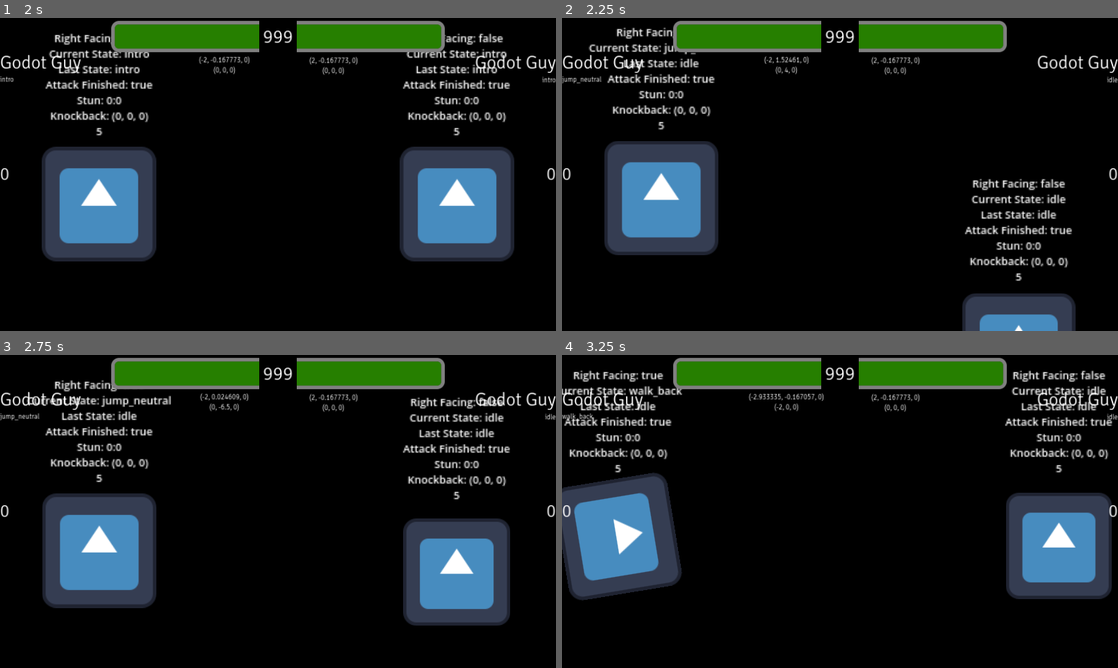
Above: before the commit, frames 1-4 (two rows, left to right).
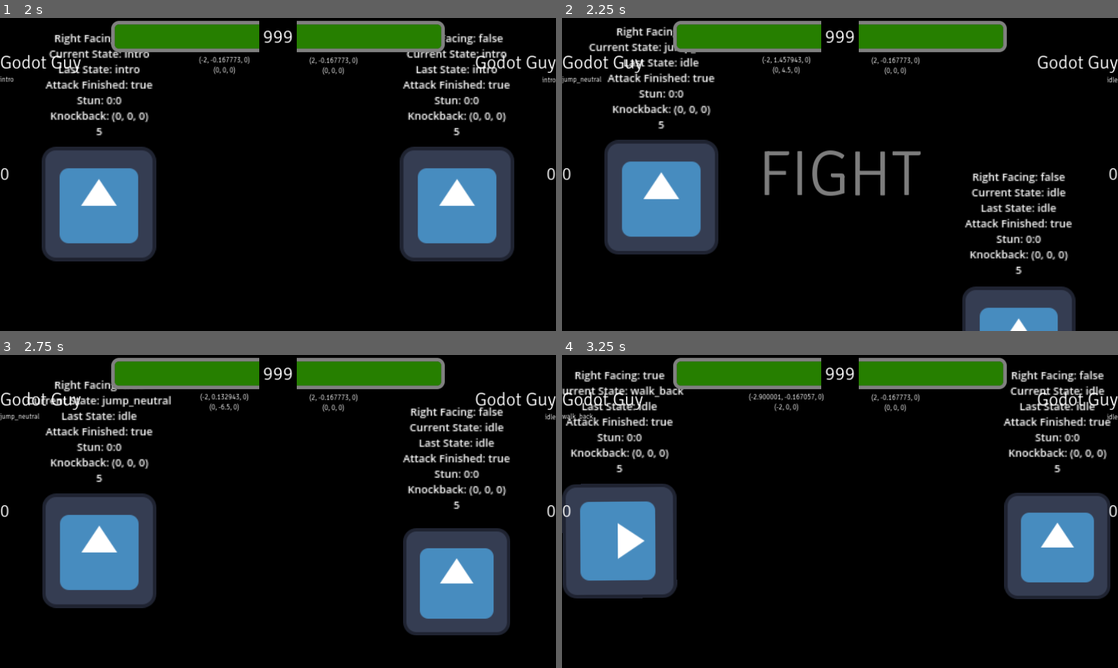
Above: after the commit, the same moments.

Repository: SHyguymoll/FightingGameEngineExampleCharacter
Game: Godot game, scene res://Test Character/TestCharacter.tscn
Two runs of this game, one before a commit and one after it. Both use one fixed random seed, a clock stepped at 60 frames per second and the inputs below. The engine's default icon, where the game draws it, is replaced by a stand-in: a white triangle on a blue panel in a dark square.
Inputs:
- Up to frame 1 (2 s): hold W (first_up) from 0.53 s (still down)
- Up to frame 2 (2.25 s): release W (first_up) at 2.03 s; hold A (first_left) from 2.03 s (still down)
- Up to frame 3 (2.75 s): keep holding A (first_left)
- Up to frame 4 (3.25 s): keep holding A (first_left)

Frame 1 is identical in both runs. In frame 2, 7.1% of the frame differs, in the area x 4-93%, y 2-100%; in frame 3, 6.0%; in frame 4, 6.4%.

Commit message:
separating stages of a round into moments
surprising number of bugs that cropped up from this

Diff:
--- a/GodotGuy/MainScript.gd
+++ b/GodotGuy/MainScript.gd
@@ -19,6 +19,7 @@
 
 signal hitbox_created
 signal projectile_created
+signal defeated
 
 # this block of variables isn't required, but generally used by a typical fighter
 @export var walk_speed : float = 2
@@ -121,7 +122,7 @@
 	Attack Finished: %s
 	Stun: %s:%s
 	Knockback: %s
-	%s""" % [
+	""" % [
 		right_facing,
 		states.keys()[current_state],
 		states.keys()[previous_state],
@@ -129,7 +130,8 @@
 		stun_time_current,
 		stun_time_start,
 		kback,
-		convert_inputs_into_numpad_notation()[-1]]
+	]
+	if len(inputs) != 0: $DebugData.text += str(convert_inputs_into_numpad_notation()[-1])
 
 var attack_return_state := {
 	"attack_normal/stand_a": states.idle,
@@ -202,6 +204,10 @@
 	emit_signal(&"projectile_created", new_projectile)
 
 # Functions used within this script and by the game, mostly for checks
+
+func post_intro() -> bool:
+	return current_state != states.intro
+
 func is_in_air_state() -> bool:
 	return current_state in [states.jump_attack, states.jump_left, states.jump_neutral, states.jump_right, states.block_air, states.hurt_bounce, states.hurt_fall]
 
--- a/Test Character/Game.gd
+++ b/Test Character/Game.gd
@@ -39,22 +39,33 @@
 const MOVEMENTBOUNDX = 8
 var p1_combo := 0
 var p2_combo := 0
-
+enum moments {
+	INTRO,
+	GAME,
+	ROUND_END
+}
+var moment := moments.INTRO
 
 func make_hud():
+	# player 1
 	$HUD/P1Health.max_value = p1.health
 	$HUD/P1Health.value = p1.health
 	$HUD/P1Char.text = p1.char_name
 	$HUD/P1State.text = p1.states.keys()[p1.current_state]
 	$HUD/P1PosVel.text = str(p1.position) + "\n" + str(p1.velocity)
 
+	# player 2
 	$HUD/P2Health.max_value = p2.health
 	$HUD/P2Health.value = p2.health
 	$HUD/P2Char.text = p2.char_name
 	$HUD/P2State.text = p2.states.keys()[p2.current_state]
 	$HUD/P2PosVel.text = str(p2.position) + "\n" + str(p2.velocity)
 
-func update_hud():
+	# game itself
+	$HUD/Fight.visible = false
+
+func update_hud(game_start := true):
+	# player 1
 	$HUD/P1Health.value = p1.health
 	$HUD/P1State.text = p1.states.keys()[p1.current_state]
 	if "attack" in $HUD/P1State.text:
@@ -62,12 +73,17 @@
 	$HUD/P1PosVel.text = str(p1.position) + "\n" + str(p1.velocity)
 	$HUD/P1Combo.text = str(p1_combo)
 
+	# player 2
 	$HUD/P2Health.value = p2.health
 	$HUD/P2State.text = p2.states.keys()[p2.current_state]
 	if "attack" in $HUD/P2State.text:
 		$HUD/P2State.text += " : " + p2.current_attack
 	$HUD/P2PosVel.text = str(p2.position) + "\n" + str(p2.velocity)
 	$HUD/P2Combo.text = str(p2_combo)
+
+	# game itself
+	if game_start:
+		$HUD/Fight.modulate.a8 -= 10
 
 func init_fighters():
 	for i in range(p1.BUTTONCOUNT):
@@ -227,7 +243,7 @@
 			player_inputs[inp].append([1, new_inputs[ind]])
 		ind += 1
 
-func handle_inputs():
+func create_inputs():
 	p1_buttons[0] = Input.is_action_pressed("first_up")
 	p1_buttons[1] = Input.is_action_pressed("first_down")
 	if p1_buttons[0] == p1_buttons[1]: #no conflicting directions
@@ -268,6 +284,7 @@
 	else:
 		increment_inputs(p2_inputs)
 
+func move_inputs_and_iterate():
 	var p1_buf = slice_input_dictionary(
 		p1_inputs, max(0, p1_input_index - p1.input_buffer_len),
 		p1_input_index + 1
@@ -303,6 +320,7 @@
 	p1.input_step(p1_buf)
 	p2.input_step(p2_buf)
 
+func check_combo():
 	if not p1.is_in_hurting_state():
 		p2_combo = 0
 	if not p2.is_in_hurting_state():
@@ -329,10 +347,23 @@
 
 func _physics_process(_delta):
 	camera_control(cameraMode)
-	# handle projectiles
-	for proj in projectiles:
-		proj.tick()
-
-	handle_inputs()
-	character_positioning()
-	update_hud()
+
+	match moment:
+		moments.INTRO:
+			move_inputs_and_iterate()
+			if p1.post_intro() and p2.post_intro():
+				moment = moments.GAME
+				$HUD/Fight.visible = true
+			check_combo()
+			update_hud(false)
+		moments.GAME:
+			# handle projectiles
+			for proj in projectiles:
+				proj.tick()
+			create_inputs()
+			move_inputs_and_iterate()
+			check_combo()
+			character_positioning()
+			update_hud()
+		moments.ROUND_END:
+			pass
--- a/Test Character/TestCharacter.tscn
+++ b/Test Character/TestCharacter.tscn
@@ -32,6 +32,24 @@
 theme_override_fonts/font = ExtResource("2_jjmwk")
 theme_override_font_sizes/font_size = 64
 text = "999"
+horizontal_alignment = 1
+
+[node name="Fight" type="Label" parent="HUD"]
+visible = false
+anchors_preset = 8
+anchor_left = 0.5
+anchor_top = 0.5
+anchor_right = 0.5
+anchor_bottom = 0.5
+offset_left = -52.5
+offset_top = -41.5
+offset_right = 52.5
+offset_bottom = 41.5
+grow_horizontal = 2
+grow_vertical = 2
+theme_override_fonts/font = ExtResource("2_jjmwk")
+theme_override_font_sizes/font_size = 219
+text = "FIGHT"
 horizontal_alignment = 1
 
 [node name="P1Char" type="Label" parent="HUD"]
